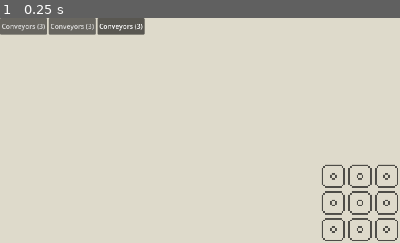
Above: before the commit, frame 1.
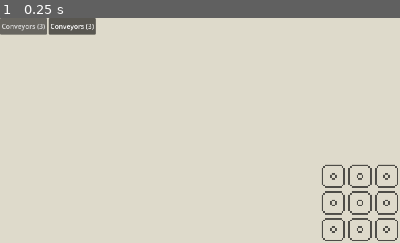
Above: after the commit, the same moment.

Repository: jackgusler/tessera
Game: Godot game, scene res://scenes/Main.tscn
Same seed, same stepped clock (60 frames per second), same inputs: the game is played once before the commit and once after it.
Inputs:
- Up to frame 1 (0.25 s): no input
The pictures show only the part of the screen within x 0-50%, y 0-50%; the shares and areas given below are measured in that part.

The runs differ from the first frame. In frame 1, 0.9% of the frame differs, in the area x 12-37%, y 0-8%.
Error before the commit: Parse Error: Function "dir_index()" not found in base self. (res://scripts/simulator.gd:35)

Commit message:
Auto-backup: 2026-08-13 14:03:00

Diff:
--- a/levels/level_01.tres
+++ b/levels/level_01.tres
@@ -5,7 +5,6 @@
 [ext_resource type="Script" uid="uid://bh242m3g33kps" path="res://scripts/inventory_slot.gd" id="2_7h3od"]
 [ext_resource type="Resource" uid="uid://wkfdd6p767ul" path="res://types/tiles/sink/output.tres" id="3_5730c"]
 [ext_resource type="Script" uid="uid://c4x2dxuld1fle" path="res://scripts/level.gd" id="3_uktp3"]
-[ext_resource type="Resource" uid="uid://bswko1c7yfoe" path="res://types/tiles/belt/straight.tres" id="5_u7125"]
 [ext_resource type="Resource" uid="uid://cluh3q7y36kdd" path="res://types/tiles/adder/adder.tres" id="6_h17rb"]
 [ext_resource type="Resource" uid="uid://c0wtf88ava41d" path="res://types/tiles/multiplier/multiplier.tres" id="7_5730c"]
 
@@ -23,12 +22,6 @@
 cell = Vector2i(5, 3)
 rotation = 1
 metadata/_custom_type_script = "uid://bomy2fjairq57"
-
-[sub_resource type="Resource" id="Resource_yfxnx"]
-script = ExtResource("2_7h3od")
-type = ExtResource("5_u7125")
-count = 4
-metadata/_custom_type_script = "uid://bh242m3g33kps"
 
 [sub_resource type="Resource" id="Resource_lp0yu"]
 script = ExtResource("2_7h3od")
@@ -49,5 +42,5 @@
 target = 6.0
 conveyors = 3
 fixed_tiles = Array[ExtResource("1_dpay0")]([SubResource("Resource_wcxux"), SubResource("Resource_w34c6")])
-inventory = Array[ExtResource("2_7h3od")]([SubResource("Resource_yfxnx"), SubResource("Resource_lp0yu"), SubResource("Resource_u7125")])
+inventory = Array[ExtResource("2_7h3od")]([SubResource("Resource_lp0yu"), SubResource("Resource_u7125")])
 metadata/_custom_type_script = "uid://c4x2dxuld1fle"
--- a/levels/level_02.tres
+++ b/levels/level_02.tres
@@ -5,8 +5,6 @@
 [ext_resource type="Resource" uid="uid://76eonk5qulcb" path="res://types/tiles/source/generator.tres" id="2_p7dop"]
 [ext_resource type="Resource" uid="uid://wkfdd6p767ul" path="res://types/tiles/sink/output.tres" id="3_e4cd2"]
 [ext_resource type="Script" uid="uid://c4x2dxuld1fle" path="res://scripts/level.gd" id="3_p7dop"]
-[ext_resource type="Resource" uid="uid://bswko1c7yfoe" path="res://types/tiles/belt/straight.tres" id="5_l15gc"]
-[ext_resource type="Resource" uid="uid://bqsxsq4p2eira" path="res://types/tiles/belt/corner_right.tres" id="6_cgfcy"]
 [ext_resource type="Resource" uid="uid://cluh3q7y36kdd" path="res://types/tiles/adder/adder.tres" id="7_or8m2"]
 [ext_resource type="Resource" uid="uid://c0wtf88ava41d" path="res://types/tiles/multiplier/multiplier.tres" id="8_w06pi"]
 
@@ -25,17 +23,6 @@
 rotation = 2
 metadata/_custom_type_script = "uid://bomy2fjairq57"
 
-[sub_resource type="Resource" id="Resource_ojbec"]
-script = ExtResource("2_ebs2p")
-type = ExtResource("5_l15gc")
-count = 3
-metadata/_custom_type_script = "uid://bh242m3g33kps"
-
-[sub_resource type="Resource" id="Resource_c5e36"]
-script = ExtResource("2_ebs2p")
-type = ExtResource("6_cgfcy")
-metadata/_custom_type_script = "uid://bh242m3g33kps"
-
 [sub_resource type="Resource" id="Resource_ibbsg"]
 script = ExtResource("2_ebs2p")
 type = ExtResource("7_or8m2")
@@ -52,6 +39,7 @@
 script = ExtResource("3_p7dop")
 display_name = "Around the Bend"
 target = 9.0
+conveyors = 4
 fixed_tiles = Array[ExtResource("1_biwnt")]([SubResource("Resource_1p2ry"), SubResource("Resource_2nst3")])
-inventory = Array[ExtResource("2_ebs2p")]([SubResource("Resource_ojbec"), SubResource("Resource_c5e36"), SubResource("Resource_ibbsg"), SubResource("Resource_vqgm8")])
+inventory = Array[ExtResource("2_ebs2p")]([SubResource("Resource_ibbsg"), SubResource("Resource_vqgm8")])
 metadata/_custom_type_script = "uid://c4x2dxuld1fle"
--- a/levels/level_03.tres
+++ b/levels/level_03.tres
@@ -5,9 +5,6 @@
 [ext_resource type="Resource" uid="uid://76eonk5qulcb" path="res://types/tiles/source/generator.tres" id="2_tqtu8"]
 [ext_resource type="Resource" uid="uid://wkfdd6p767ul" path="res://types/tiles/sink/output.tres" id="3_8bdtk"]
 [ext_resource type="Script" uid="uid://c4x2dxuld1fle" path="res://scripts/level.gd" id="3_p27re"]
-[ext_resource type="Resource" uid="uid://bswko1c7yfoe" path="res://types/tiles/belt/straight.tres" id="5_ex4f2"]
-[ext_resource type="Resource" uid="uid://fkh1spgsp3hh" path="res://types/tiles/belt/corner_left.tres" id="6_3maif"]
-[ext_resource type="Resource" uid="uid://bqsxsq4p2eira" path="res://types/tiles/belt/corner_right.tres" id="7_v08sr"]
 [ext_resource type="Resource" uid="uid://cluh3q7y36kdd" path="res://types/tiles/adder/adder.tres" id="8_ws5oe"]
 [ext_resource type="Resource" uid="uid://c1hgw7615kk5r" path="res://types/tiles/upgrader/upgrader.tres" id="9_6382i"]
 [ext_resource type="Resource" uid="uid://bhi4vejlu2esf" path="res://types/tiles/downgrader/downgrader.tres" id="10_xfjkr"]
@@ -26,22 +23,6 @@
 cell = Vector2i(4, 4)
 rotation = 1
 metadata/_custom_type_script = "uid://bomy2fjairq57"
-
-[sub_resource type="Resource" id="Resource_i7xkd"]
-script = ExtResource("2_oagrl")
-type = ExtResource("5_ex4f2")
-count = 3
-metadata/_custom_type_script = "uid://bh242m3g33kps"
-
-[sub_resource type="Resource" id="Resource_1xg8j"]
-script = ExtResource("2_oagrl")
-type = ExtResource("6_3maif")
-metadata/_custom_type_script = "uid://bh242m3g33kps"
-
-[sub_resource type="Resource" id="Resource_fe28p"]
-script = ExtResource("2_oagrl")
-type = ExtResource("7_v08sr")
-metadata/_custom_type_script = "uid://bh242m3g33kps"
 
 [sub_resource type="Resource" id="Resource_ofnt4"]
 script = ExtResource("2_oagrl")
@@ -63,6 +44,7 @@
 script = ExtResource("3_p27re")
 display_name = "Round Trip"
 target = 4.0
+conveyors = 5
 fixed_tiles = Array[ExtResource("1_48nat")]([SubResource("Resource_u7r0v"), SubResource("Resource_cfucu")])
-inventory = Array[ExtResource("2_oagrl")]([SubResource("Resource_i7xkd"), SubResource("Resource_1xg8j"), SubResource("Resource_fe28p"), SubResource("Resource_ofnt4"), SubResource("Resource_5s33u"), SubResource("Resource_u1x4y")])
+inventory = Array[ExtResource("2_oagrl")]([SubResource("Resource_ofnt4"), SubResource("Resource_5s33u"), SubResource("Resource_u1x4y")])
 metadata/_custom_type_script = "uid://c4x2dxuld1fle"
--- a/scenes/Main.tscn
+++ b/scenes/Main.tscn
@@ -14,9 +14,12 @@
 [ext_resource type="TileSet" uid="uid://cgc8pd58kgwh8" path="res://assets/tilesets/items/item_1/item_1.tres" id="7_a8y0u"]
 [ext_resource type="Texture2D" uid="uid://bkkxtyt4wpoyf" path="res://assets/pngs/base/corner_opposite.png" id="7_ya4ey"]
 [ext_resource type="Texture2D" uid="uid://djru301pjxqfk" path="res://assets/pngs/base/generator.png" id="8_eb6dy"]
+[ext_resource type="Resource" uid="uid://bswko1c7yfoe" path="res://types/tiles/belt/straight.tres" id="8_gqmmt"]
 [ext_resource type="TileSet" uid="uid://bmkvpk5pxvlww" path="res://assets/tilesets/modifiers.tres" id="8_jkv2x"]
 [ext_resource type="Texture2D" uid="uid://devdtj0k6hwu5" path="res://assets/pngs/base/output.png" id="9_trceg"]
+[ext_resource type="Resource" uid="uid://fkh1spgsp3hh" path="res://types/tiles/belt/corner_left.tres" id="9_yc10j"]
 [ext_resource type="Texture2D" uid="uid://oi7gkkxmmmnl" path="res://assets/pngs/base/straight.png" id="10_a8y0u"]
+[ext_resource type="Resource" uid="uid://bqsxsq4p2eira" path="res://types/tiles/belt/corner_right.tres" id="10_jscy8"]
 
 [sub_resource type="TileSetAtlasSource" id="TileSetAtlasSource_85g3d"]
 texture = ExtResource("2_tbgi4")
@@ -150,6 +153,9 @@
 position = Vector2(960, 540)
 scale = Vector2(4, 4)
 script = ExtResource("2_tefeu")
+belt_straight = ExtResource("8_gqmmt")
+belt_corner_left = ExtResource("9_yc10j")
+belt_corner_right = ExtResource("10_jscy8")
 database = ExtResource("4_tipki")
 level = ExtResource("5_a8y0u")
 
--- a/scripts/simulator.gd
+++ b/scripts/simulator.gd
@@ -32,7 +32,7 @@
 		if out_mask == 0:
 			res.error = "Tile at %s has no output." % cell
 			return res
-		var dir_index := dir_index(out_mask)
+		var dir_index := gridContainer.dir_index(out_mask)
 		if dir_index < 0:
 			res.error = "Tile at %s has multiple outputs (mask %d)." % [cell, out_mask]
 			return res
